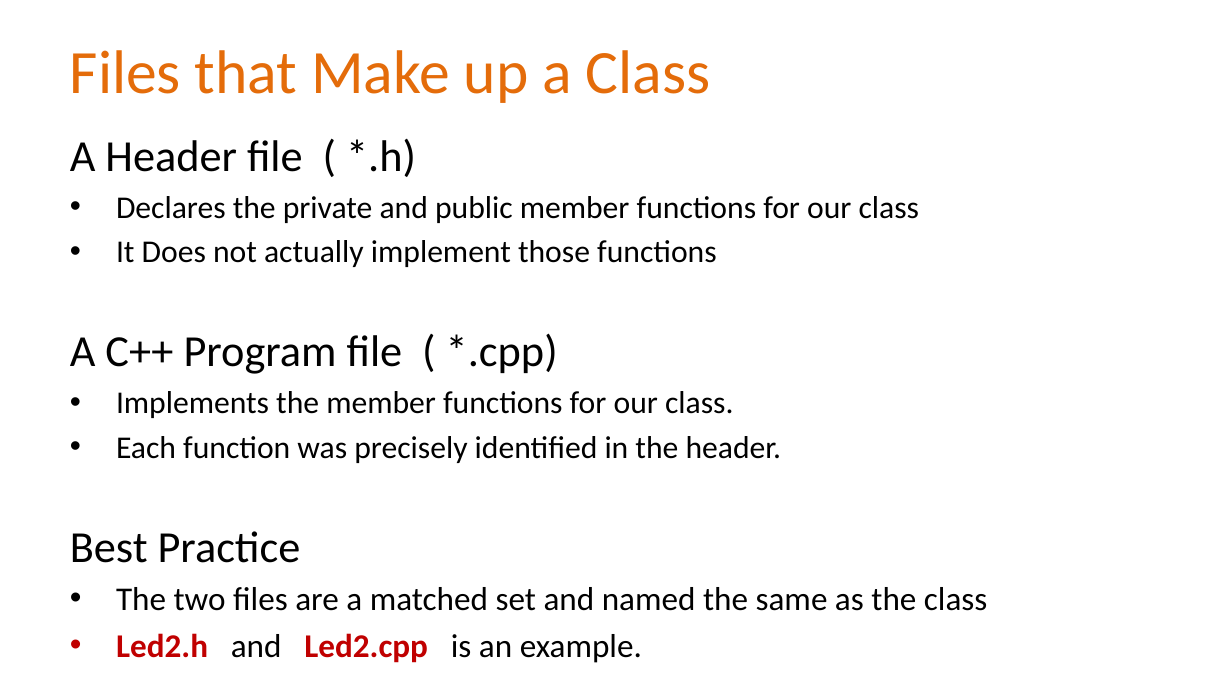
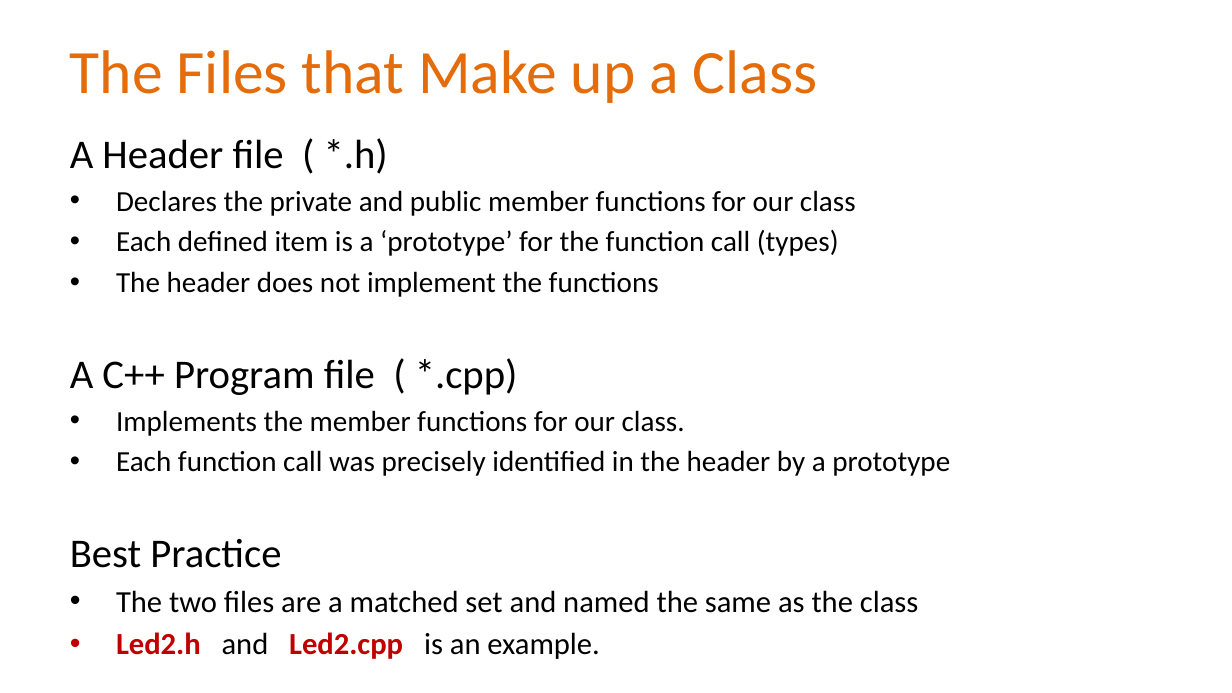
Before and after one commit to Alan-Lomax/MERG-SIG-Presentations, a slide deck: slide 9 of Introduction to Class Programming Part 2.pptx (slide 6 before the commit). Drawn at 1232x693 pixels with LibreOffice and Linux fonts; fonts in the diff are those of the drawing; background and template pictures are left out. Boxes give left, top, right and bottom in pixels: in the first picture for what was removed or moved away, otherwise in the second. Text is boxed around its words. In the diff, an @@ line names an element or a change of style, - is before the commit and + after.

```diff
--- a/Introduction to Class Programming Part 2.pptx
+++ b/Introduction to Class Programming Part 2.pptx
@@ title at [70, 50, 818, 103]: text changed @@
-Files that Make up a Class
+The Files that Make up a Class
@@ text at [70, 138, 918, 613]: size 25.9 to 23.8 pt in "A Header file ( *.h)", "A C++ Program file ( *.cpp)", "Best Practice"; size 18.5 to 17 pt in "Declares the private and public member functions ...", "Implements the member functions for our class."; size 19.4 to 17.9 pt in "The two files are a matched set ...", "Led2.h and Led2.cpp is an example." @@
@@ text at [116, 230, 839, 297]: text changed; size 18.5 to 17 pt @@
-• It Does not actually implement those functions
+• Each defined item is a ‘prototype’ for the function call (types)
+• The header does not implement the functions
@@ text at [116, 450, 950, 476]: text changed; size 18.5 to 17 pt @@
-• Each function was precisely identified in the header.
+• Each function call was precisely identified in the header by a prototype
```
Also in this commit, not shown: 12 other slides changed, 3 slides added, 1 other file.
